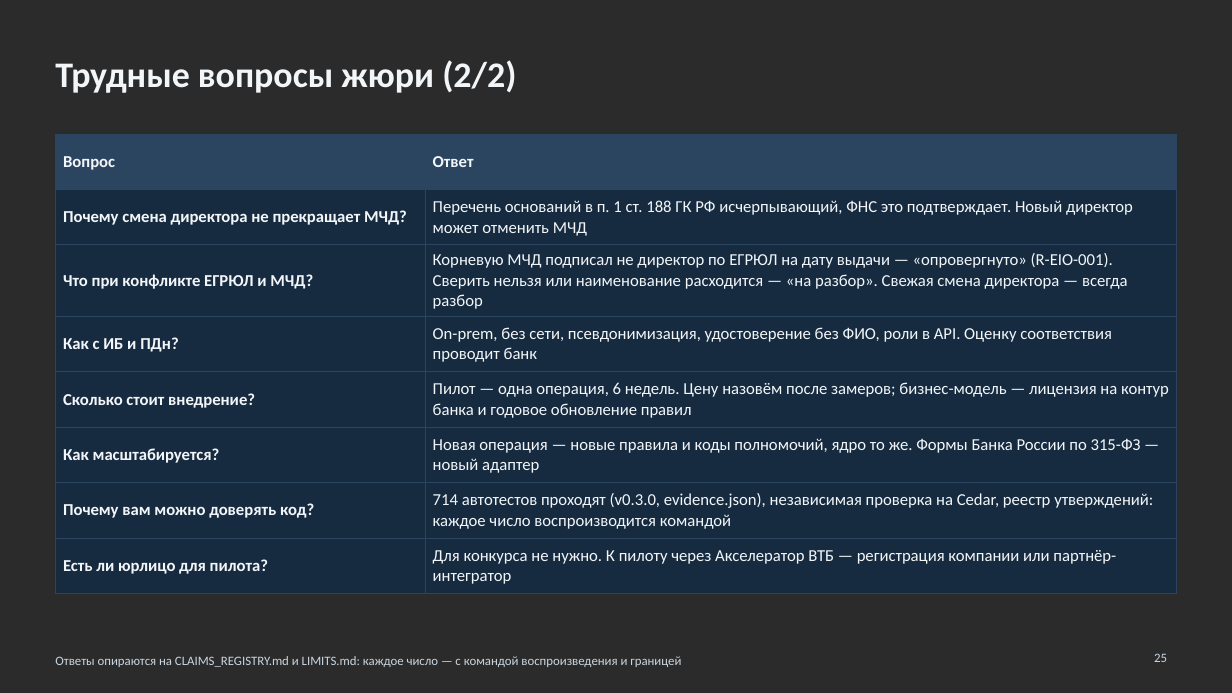
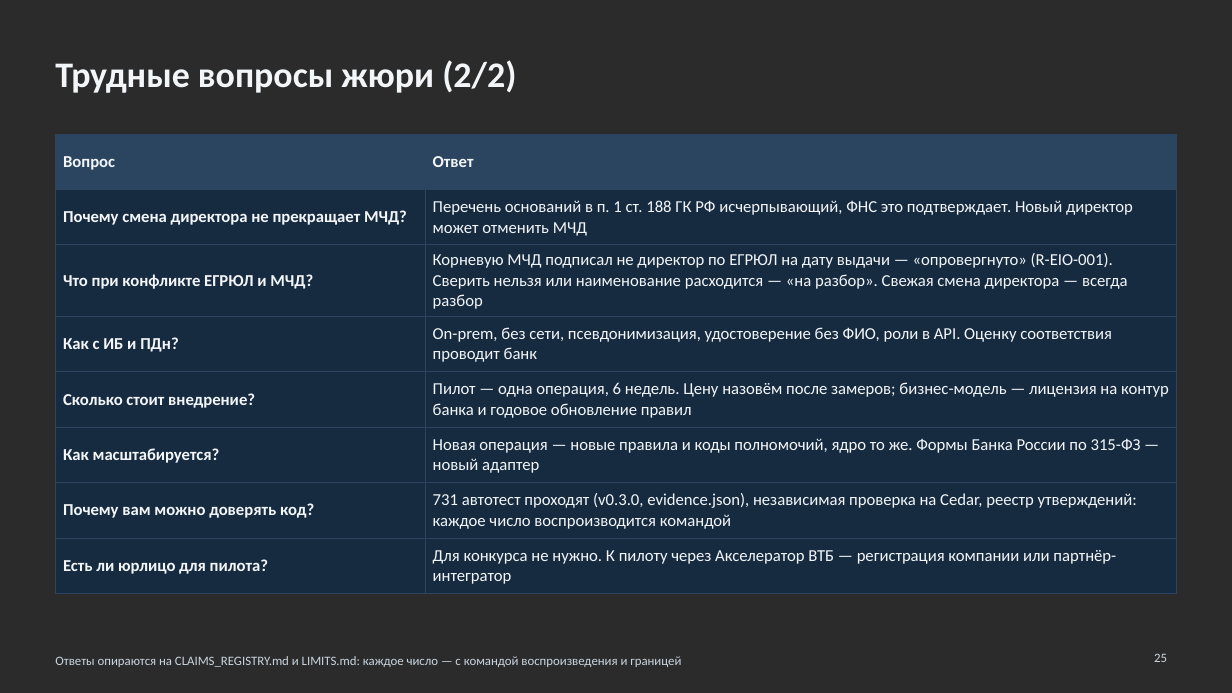
Before and after one commit to KonkovDV/Mandat, a slide deck: slide 25 of submission/slides/Mandat_VTB.pptx. Drawn at 1232x693 pixels with LibreOffice and Linux fonts; fonts in the diff are those of the drawing; background and template pictures are left out; a plain dark background stands for a picture behind light text. Boxes give left, top, right and bottom in pixels: in the first picture for what was removed or moved away, otherwise in the second. Text is boxed around its words. In the diff, an @@ line names an element or a change of style, - is before the commit and + after.

Commit message:
R2.1: journal segments (PERF-2), generic 422/500/503 with request_id (API-3), hash-pinned build backend (SC-1), evidence test-count fix (714 vs 715), deck rebuilt (731 tests)

```diff
--- a/submission/slides/Mandat_VTB.pptx
+++ b/submission/slides/Mandat_VTB.pptx
@@ table at [55,134,1177,588] @@
-row 7, column 2: 714 автотестов проходят (v0.3.0, evidence.json), независимая проверка на Cedar, реестр утверждений: каждое число воспроизводится командой
+row 7, column 2: 731 автотест проходят (v0.3.0, evidence.json), независимая проверка на Cedar, реестр утверждений: каждое число воспроизводится командой
```
Also in this commit, not shown: 1 other slide changed, 21 other files.
